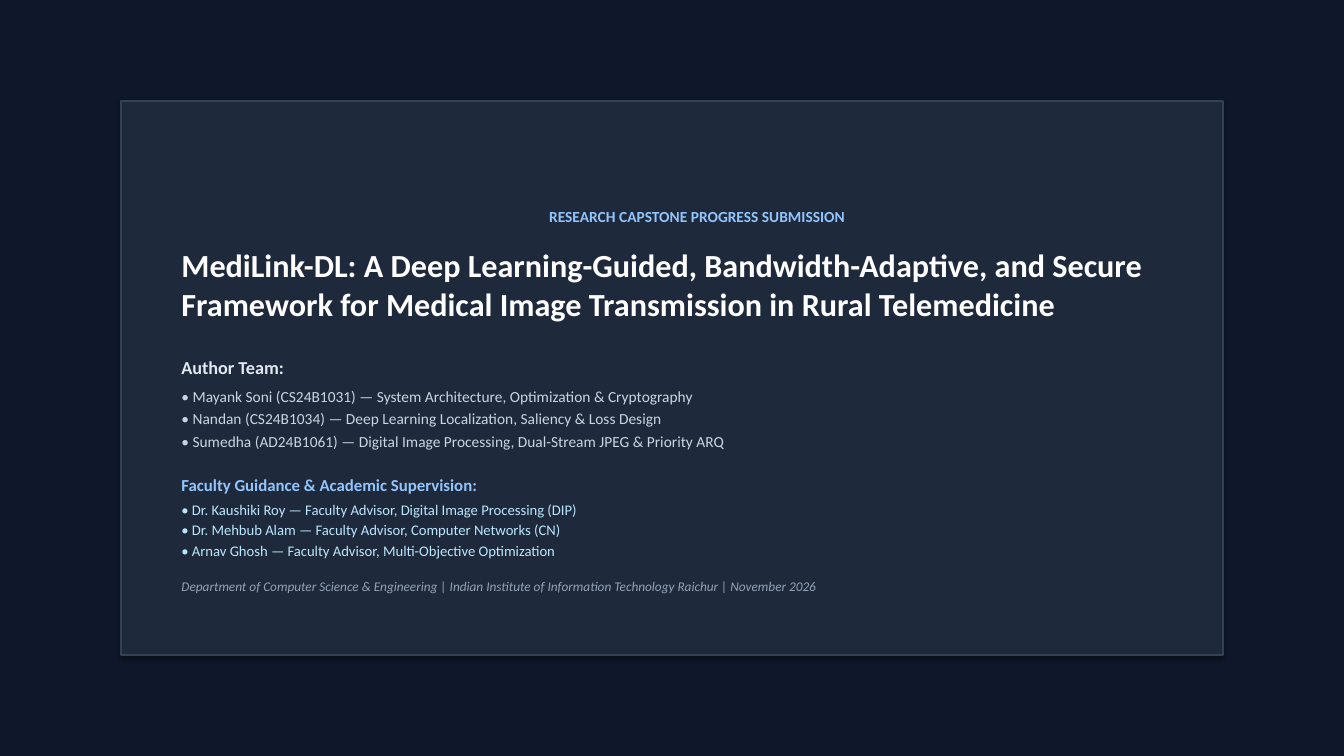
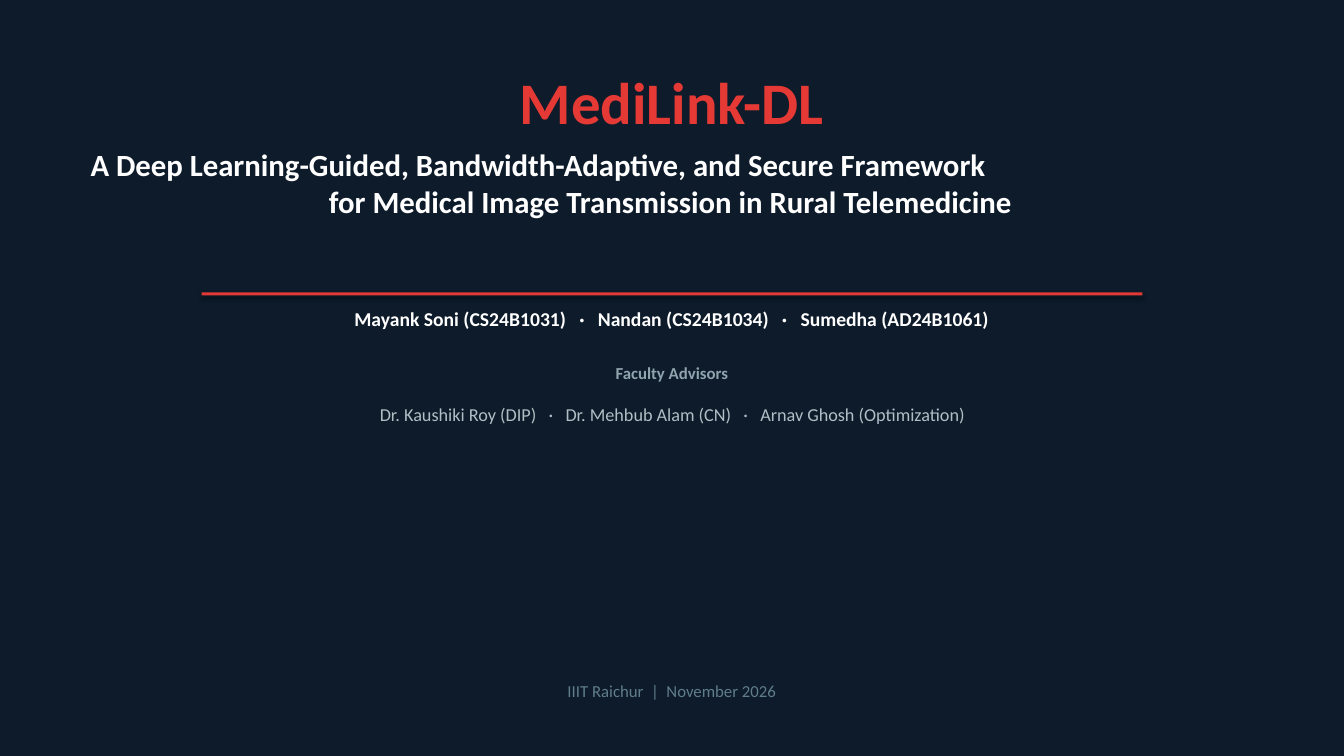
Before and after one commit to mikeydebug/MediLink-DL, a slide deck: slide 1 of paper/MediLink_DL_Progress_Presentation.pptx. Drawn at 1344x756 pixels with LibreOffice and Linux fonts; fonts in the diff are those of the drawing. Boxes give left, top, right and bottom in pixels: in the first picture for what was removed or moved away, otherwise in the second. Text is boxed around its words. In the diff, an @@ line names an element or a change of style, - is before the commit and + after.

Commit message:
docs(paper): complete human-written research paper, comprehensive project report, rebuilt 18-slide presentation, and compiled PDFs

```diff
--- a/paper/MediLink_DL_Progress_Presentation.pptx
+++ b/paper/MediLink_DL_Progress_Presentation.pptx
@@ background #FFFFFF to #0D1B2A @@
@@ rectangle removed at (0,0,1344,756) @@
@@ text added at (520,82,824,125), 42 pt, text #E53935, bold @@
+MediLink-DL
@@ text "A Deep Learning-Guided, Bandwidth-Adaptive, and ...": place and size @@
-text "A Deep Learning-Guided, Bandwidth-Adaptive, and ..." at (121,101,1223,655)
+text "A Deep Learning-Guided, Bandwidth-Adaptive, and ..." at (91,154,1011,219)
@@ text "A Deep Learning-Guided, Bandwidth-Adaptive, and ..." at (91,154,1011,219): vertical alignment middle to top; fill #1E293B to none; outline #334155 1.5 pt to none; shadow off @@
@@ text at (91,154,1011,219): text changed; size 11 to 22 pt; text colour #CBD5E1 to #FFFFFF; bold on @@
-RESEARCH CAPSTONE PROGRESS SUBMISSION
-MediLink-DL: A Deep Learning-Guided, Bandwidth-Adaptive, and Secure Framework for Medical Image Transmission in Rural Telemedicine
-Author Team:
-• Mayank Soni (CS24B1031) — System Architecture, Optimization & Cryptography
-• Nandan (CS24B1034) — Deep Learning Localization, Saliency & Loss Design
-• Sumedha (AD24B1061) — Digital Image Processing, Dual-Stream JPEG & Priority ARQ
-Faculty Guidance & Academic Supervision:
-• Dr. Kaushiki Roy — Faculty Advisor, Digital Image Processing (DIP)
-• Dr. Mehbub Alam — Faculty Advisor, Computer Networks (CN)
-• Arnav Ghosh — Faculty Advisor, Multi-Objective Optimization
-Department of Computer Science & Engineering | Indian Institute of Information Technology Raichur | November 2026
+A Deep Learning-Guided, Bandwidth-Adaptive, and Secure Framework
+for Medical Image Transmission in Rural Telemedicine
@@ rectangle added at (202,292,1142,295), fill #E53935 @@
@@ text added at (354,311,988,329), 14 pt, text #FFFFFF, bold @@
+Mayank Soni (CS24B1031) · Nandan (CS24B1034) · Sumedha (AD24B1061)
@@ text added at (616,367,728,382), 12 pt, text #90A4AE, bold @@
+Faculty Advisors
@@ text added at (380,408,965,424), 13 pt, text #B0BEC5 @@
+Dr. Kaushiki Roy (DIP) · Dr. Mehbub Alam (CN) · Arnav Ghosh (Optimization)
@@ text added at (567,685,776,697), 12 pt, text #607D8B @@
+IIIT Raichur | November 2026
```
Also in this commit, not shown: 1 other slide changed, 16 slides added, 8 slides removed, 7 other files.
